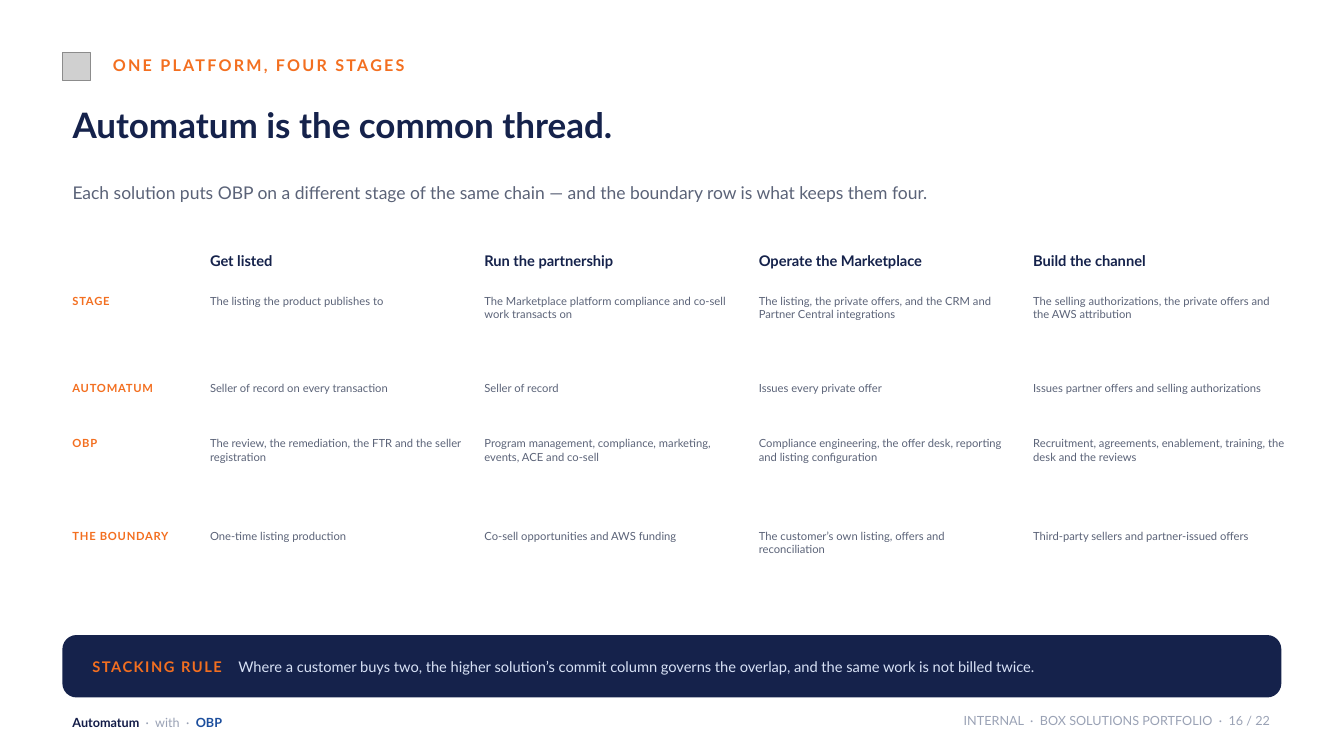
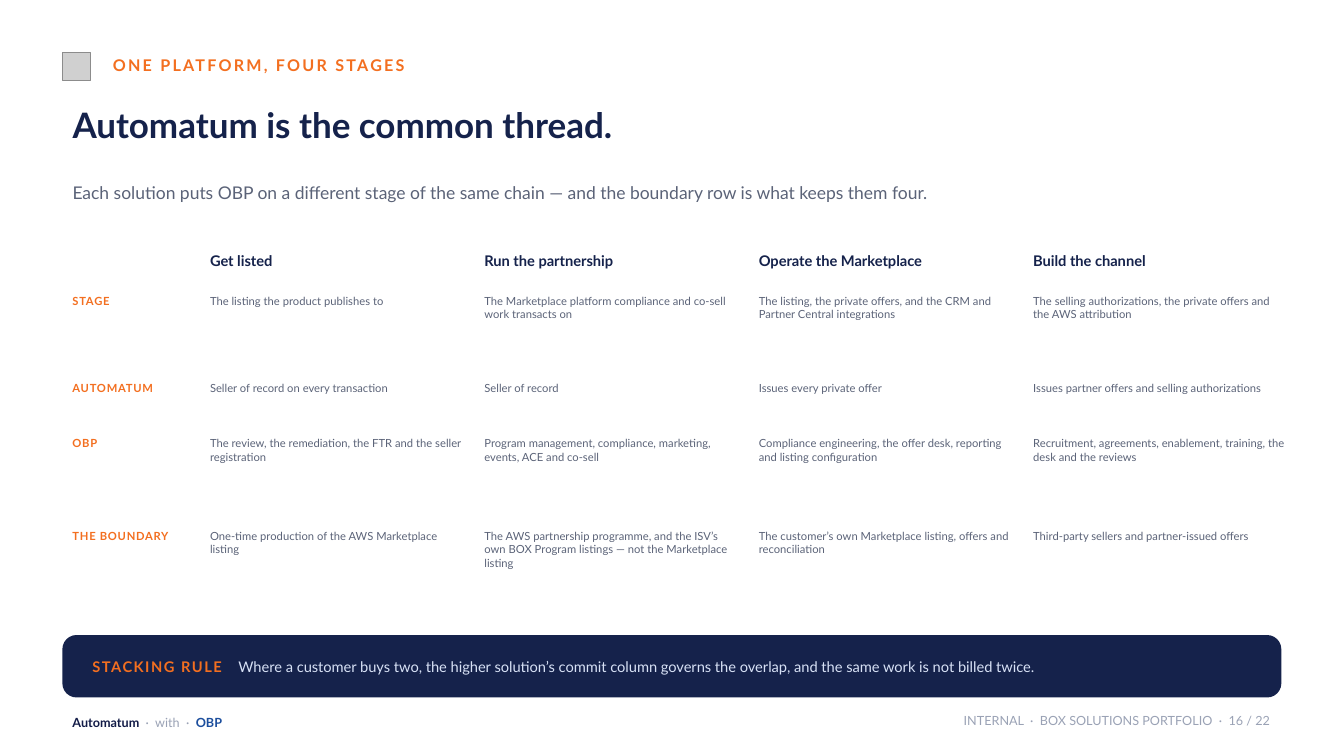
Before and after one commit to KianteEvans/barberbook, a slide deck: slide 16 of docs/deck/BOX_Solutions_Revised.pptx. Drawn at 1344x756 pixels with LibreOffice and Linux fonts; fonts in the diff are those of the drawing; grey boxes stand for pictures; background and template pictures are left out. Boxes give left, top, right and bottom in pixels: in the first picture for what was removed or moved away, otherwise in the second. Text is boxed around its words. In the diff, an @@ line names an element or a change of style, - is before the commit and + after.

```diff
--- a/docs/deck/BOX_Solutions_Revised.pptx
+++ b/docs/deck/BOX_Solutions_Revised.pptx
@@ text at (210, 531, 437, 555): text changed @@
-One-time listing production
+One-time production of the AWS Marketplace listing
@@ text at (484, 531, 727, 569): text changed @@
-Co-sell opportunities and AWS funding
+The AWS partnership programme, and the ISV’s own BOX Program listings — not the Marketplace listing
@@ text at (759, 531, 1008, 553): text changed @@
-The customer’s own listing, offers and reconciliation
+The customer’s own Marketplace listing, offers and reconciliation
```
Also in this commit, not shown: 4 other slides changed, 2 other files.
